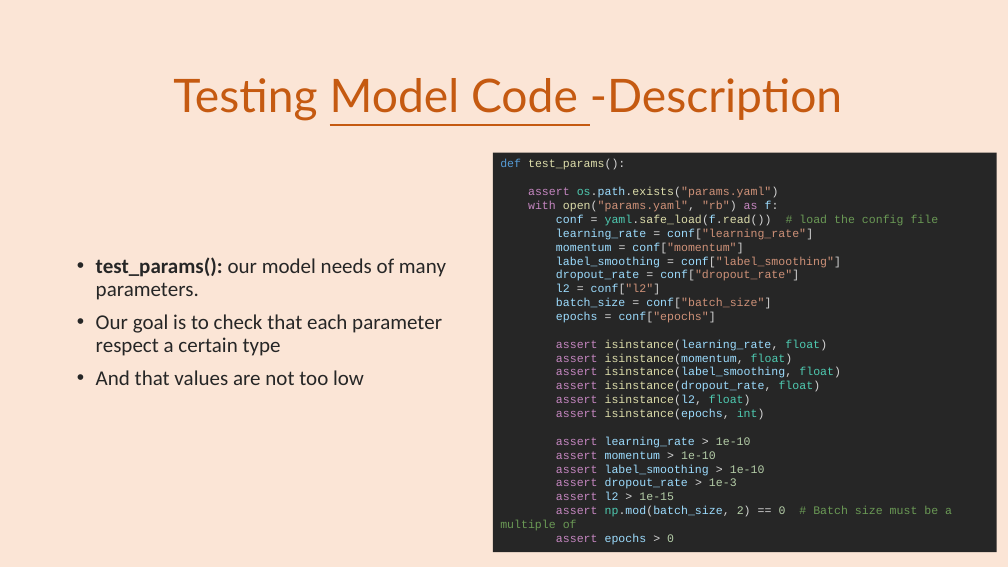
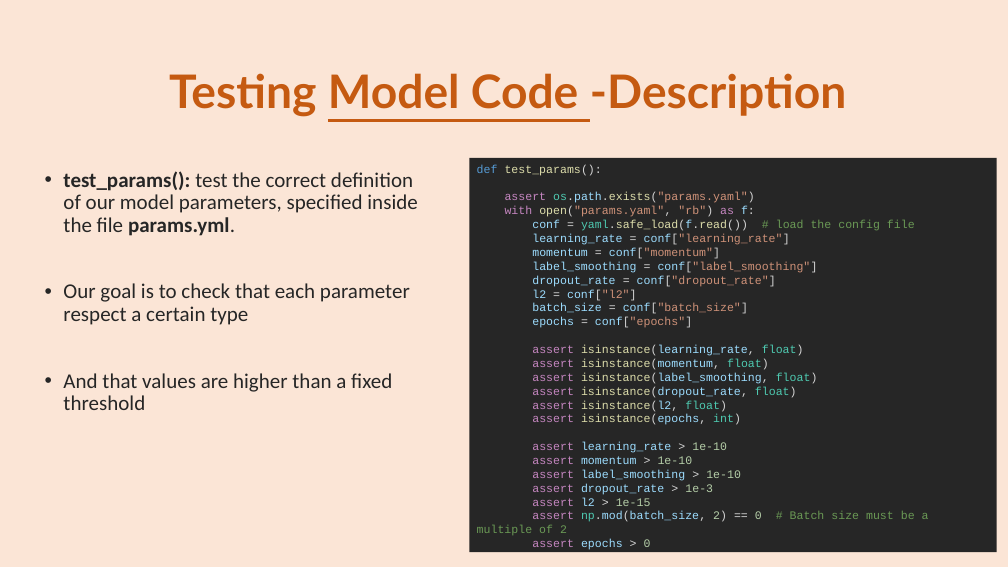
Before and after one commit to se4ai2223-uniba/architectural-style-recognition, a slide deck: slide 14 of docs/ArchiNet Team-Milestone 3.pptx (slide 13 before the commit). Drawn at 1008x567 pixels with LibreOffice and Linux fonts; fonts in the diff are those of the drawing. Boxes give left, top, right and bottom in pixels: in the first picture for what was removed or moved away, otherwise in the second. Text is boxed around its words. In the diff, an @@ line names an element or a change of style, - is before the commit and + after.

```diff
--- a/docs/ArchiNet Team-Milestone 3.pptx
+++ b/docs/ArchiNet Team-Milestone 3.pptx
@@ title "Testing Model Code -Description" at [169,73,846,117]: bold on @@
@@ text "test_params(): test the correct definition ...": place and size @@
-text "test_params(): test the correct definition ..." at [96,257,446,385]
+text "test_params(): test the correct definition ..." at [63,171,417,410]
@@ text at [63,171,417,236]: text changed @@
-• test_params(): our model needs of many parameters.
+• test_params(): test the correct definition of our model parameters, specified inside the file params.yml.
@@ rectangle "def test_params():": place and size @@
-rectangle "def test_params():" at [493,153,997,552]
+rectangle "def test_params():" at [470,158,997,552]
@@ text at [63,373,392,410]: text changed @@
-• And that values are not too low
+• And that values are higher than a fixed threshold
@@ text in rectangle at [477,511,762,535]: text changed @@
-assert np.mod(batch_size, 2) == 0 # Batch size must be a multiple of
+assert np.mod(batch_size, 2) == 0 # Batch size must be a multiple of 2
```
Also in this commit, not shown: 19 other slides changed, 1 slide added, 1 slide removed.
